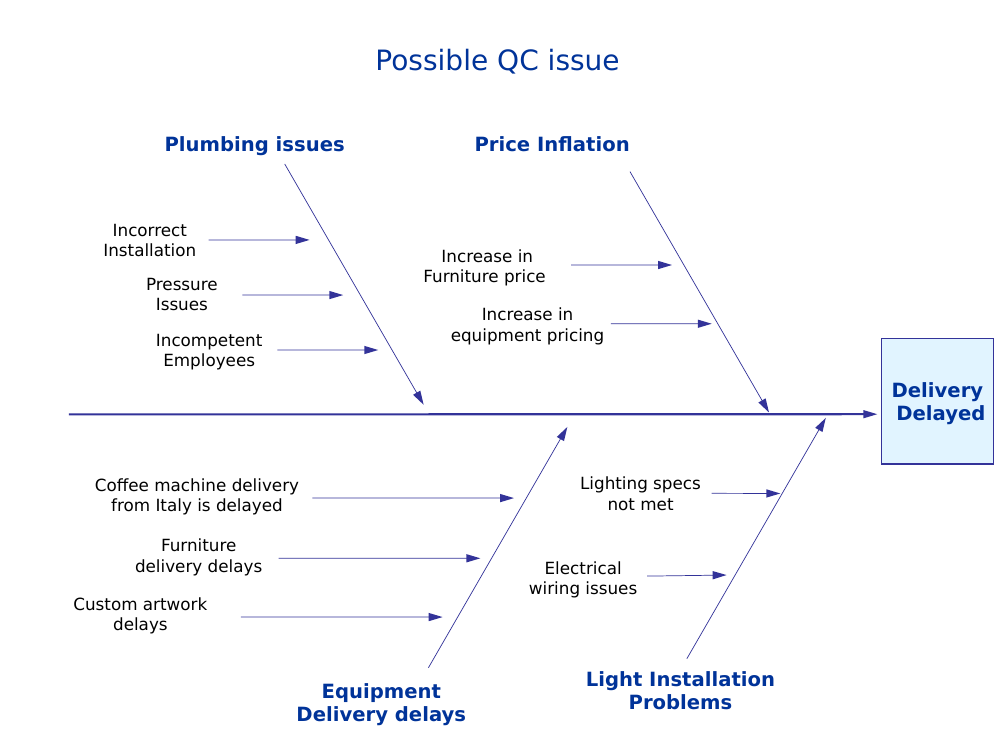
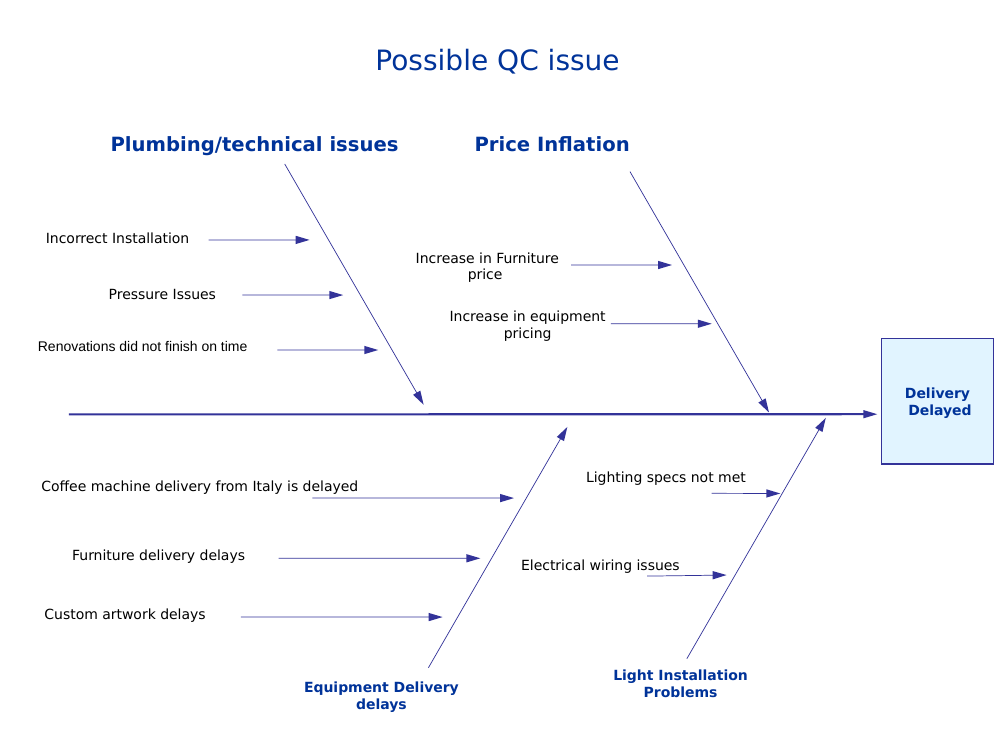
Before and after one commit to IMCBioinformatics/microbiomeworkshop, a slide deck: slide 1 of 16sanalysis_workshop/16sworkshop/fishbone_diagram.pptx. Drawn at 1008x756 pixels with LibreOffice and Linux fonts; fonts in the diff are those of the drawing. Boxes give left, top, right and bottom in pixels: in the first picture for what was removed or moved away, otherwise in the second. Text is boxed around its words. In the diff, an @@ line names an element or a change of style, - is before the commit and + after.

```diff
--- a/16sanalysis_workshop/16sworkshop/fishbone_diagram.pptx
+++ b/16sanalysis_workshop/16sworkshop/fishbone_diagram.pptx
@@ text at [111, 136, 399, 156]: text changed @@
-Plumbing issues
+Plumbing/technical issues
@@ size 12 to 10 pt in 9 elements at [450, 310, 606, 341], [416, 252, 559, 282], [44, 608, 205, 622], [109, 288, 216, 300], [41, 480, 359, 494], [586, 471, 746, 485], [521, 559, 680, 573], [72, 549, 245, 563], [46, 232, 189, 244] @@
@@ text "Incorrect Installation": place and size @@
-text "Incorrect Installation" at [103, 223, 196, 257]
+text "Incorrect Installation" at [46, 232, 189, 244]
@@ text "Pressure Issues": place and size @@
-text "Pressure Issues" at [146, 277, 218, 311]
+text "Pressure Issues" at [109, 288, 216, 300]
@@ text added at [38, 341, 247, 351], 10 pt, text #000000 @@
+Renovations did not finish on time
@@ text removed at [156, 333, 262, 370] @@
-Incompetent
-Employees
@@ text "Coffee machine delivery from Italy ...": place and size @@
-text "Coffee machine delivery from Italy ..." at [95, 478, 299, 515]
+text "Coffee machine delivery from Italy ..." at [41, 480, 359, 494]
@@ text "Furniture delivery delays": place and size @@
-text "Furniture delivery delays" at [135, 538, 263, 576]
+text "Furniture delivery delays" at [72, 549, 245, 563]
@@ text "Electrical wiring issues": place and size @@
-text "Electrical wiring issues" at [529, 561, 637, 598]
+text "Electrical wiring issues" at [521, 559, 680, 573]
@@ text "Custom artwork delays": place and size @@
-text "Custom artwork delays" at [73, 597, 207, 634]
+text "Custom artwork delays" at [44, 608, 205, 622]
@@ size 14 to 10 pt in 3 elements at [882, 339, 994, 464], [304, 681, 459, 712], [613, 669, 747, 698] @@
```
Also in this commit, not shown: 46 other files.
